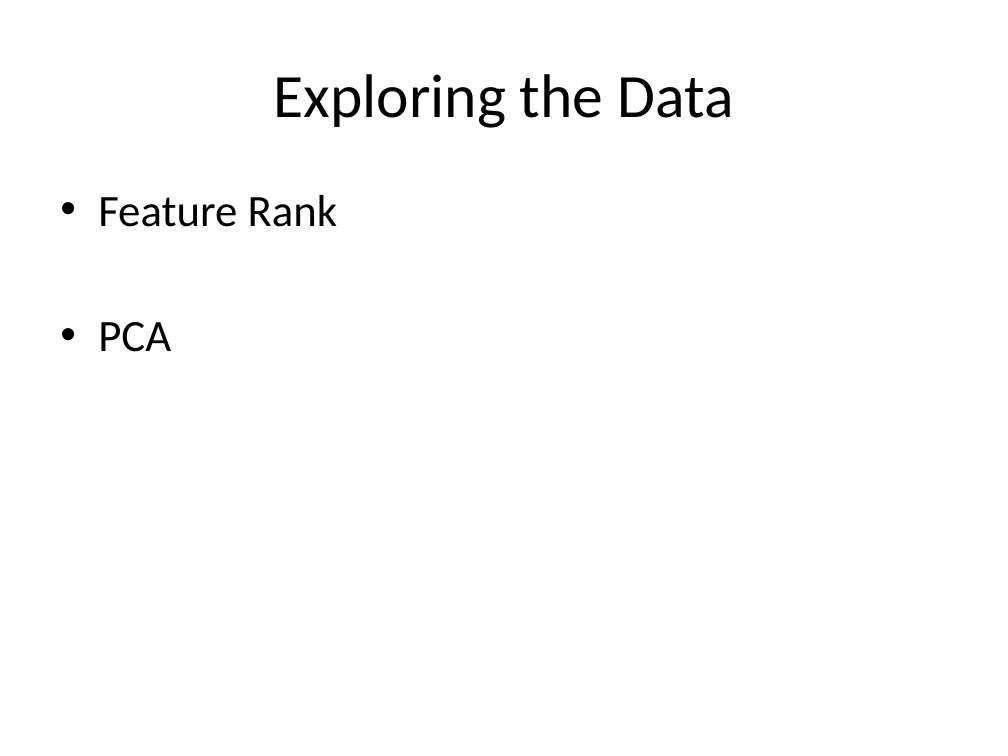
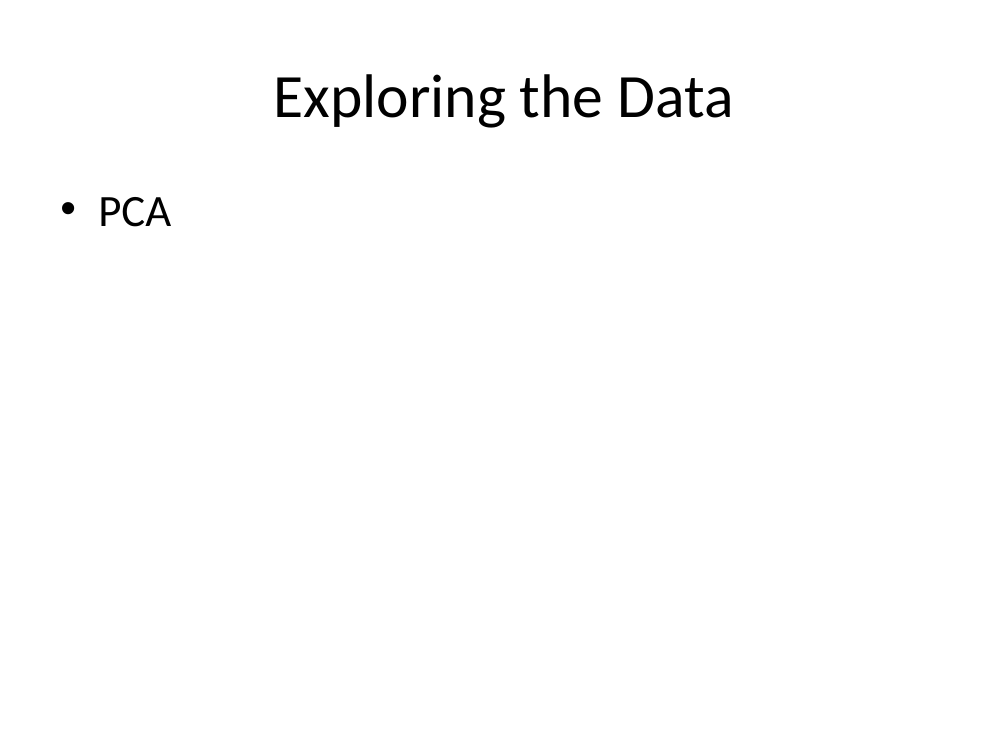
Before and after one commit to hxwang/revenue-prediction, a slide deck: slide 9 of doc/presentation/revenue-prediction.pptx (slide 8 before the commit). Drawn at 1008x756 pixels with LibreOffice and Linux fonts; fonts in the diff are those of the drawing. Boxes give left, top, right and bottom in pixels: in the first picture for what was removed or moved away, otherwise in the second. Text is boxed around its words. In the diff, an @@ line names an element or a change of style, - is before the commit and + after.

```diff
--- a/doc/presentation/revenue-prediction.pptx
+++ b/doc/presentation/revenue-prediction.pptx
@@ text at (98,195,338,227): paragraph removed @@
-• Feature Rank
```
Also in this commit, not shown: 3 slides added, 1 slide removed, 1 other file.
